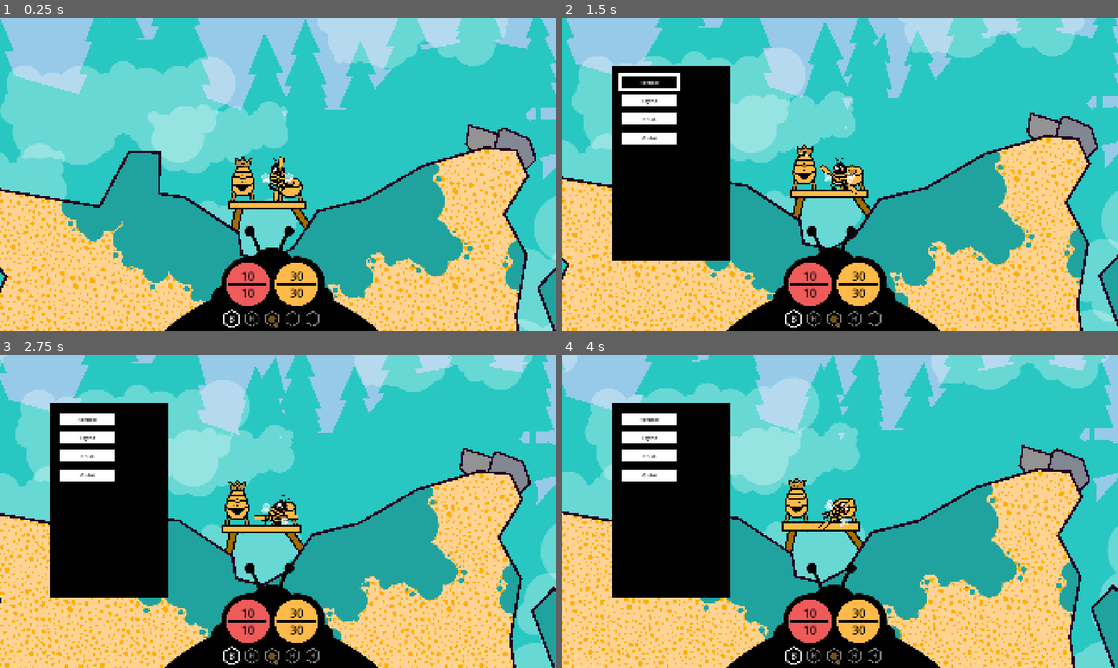
Above: before the commit, frames 1-4 (two rows, left to right).
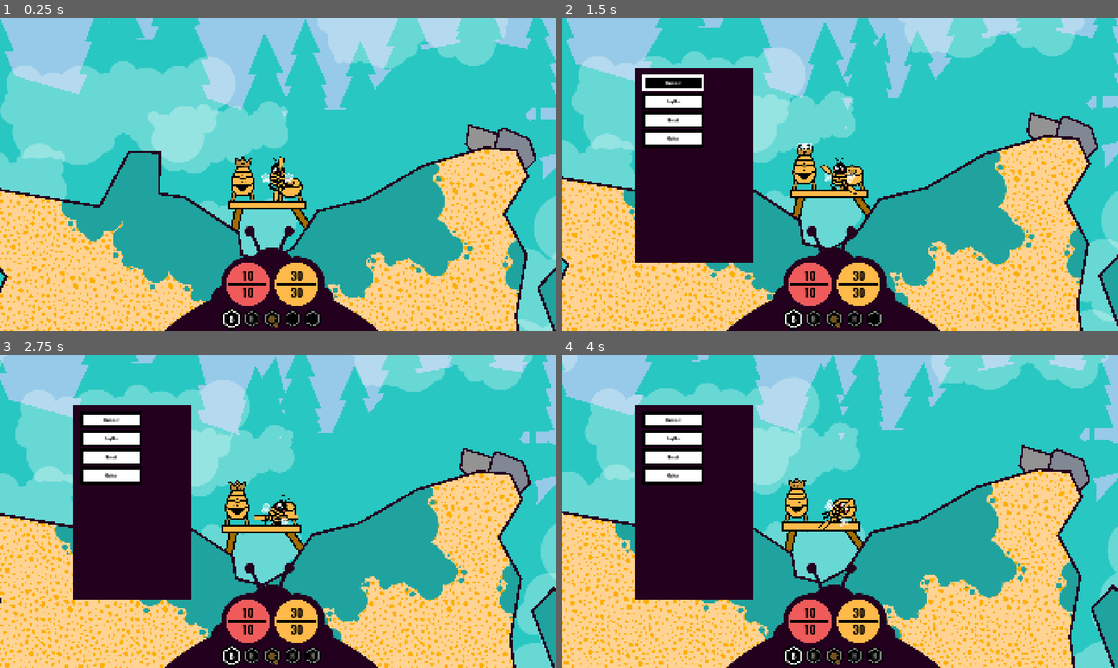
Above: after the commit, the same moments.

Repository: anttihaavikko/slumgum-waggle-dance
Game: Godot game, scene res://Scenes/main.tscn
Same seed, same stepped clock (60 frames per second), same inputs: the game is played once before the commit and once after it.
Inputs (mouse positions are in pixels of both pictures, inside the frame that each line leads up to):
- Up to frame 1 (0.25 s): no input
- Up to frame 2 (1.5 s): click (806, 171) at 0.52 s; click "Hammer" at 1.25 s
- Up to frame 3 (2.75 s): tap Enter at 2 s; move the mouse to (400, 495) at 2.02 s; hold D (right) from 2.03 s (still down); click (400, 495) at 2.1 s
- Up to frame 4 (4 s): move the mouse to (728, 527) at 2.77 s; release D (right) at 2.78 s; hold S (brake) 2.78-3.53 s; right-click (728, 527) at 2.85 s; click (728, 527) at 3.05 s; move the mouse to (895, 442) at 3.52 s; hold D (right) from 3.53 s (still down); click (895, 442) at 3.6 s

The runs differ from the first frame. In frame 1, 3.6% of the frame differs, in the area x 29-68%, y 66-100%; in frame 2, 18%, in the area x 9-68%, y 15-100%; in frame 3, 18%; in frame 4, 18%.

Commit message:
Change font and add signs

Diff:
--- a/Scenes/Pieces/box.tscn
+++ b/Scenes/Pieces/box.tscn
@@ -6,9 +6,11 @@
 [sub_resource type="RectangleShape2D" id="RectangleShape2D_dwxtq"]
 size = Vector2(291.26, 282.825)
 
-[node name="Box" unique_id=299398414 instance=ExtResource("1_bpnfs")]
-identifier = 1
+[node name="Box" unique_id=299398414 node_paths=PackedStringArray("connection_shapes") instance=ExtResource("1_bpnfs")]
 title = "Box"
+identifier = 3
+connection_shapes = []
+takes_space = true
 
 [node name="Sprite2D" parent="." index="0" unique_id=641265153]
 position = Vector2(0, -138)
--- a/Scenes/Pieces/core.tscn
+++ b/Scenes/Pieces/core.tscn
@@ -20,10 +20,12 @@
 title = "Core"
 button = NodePath("Button")
 center = NodePath("Center")
+identifier = 2
 body = NodePath("StaticBody2D")
 can_rotate = false
 connection_shapes = [NodePath("Left"), NodePath("Right")]
 required_shape = NodePath("ShapeCast2D2")
+takes_space = null
 
 [node name="Sprite2D" type="Sprite2D" parent="." unique_id=641265153]
 self_modulate = Color(1, 0.7294118, 0.28627452, 1)
--- /dev/null
+++ b/Scenes/Pieces/sign.tscn
@@ -0,0 +1,70 @@
+[gd_scene format=3 uid="uid://b4af11tt4lq03"]
+
+[ext_resource type="PackedScene" uid="uid://dfsx4ecwoq8gc" path="res://Scenes/Pieces/core.tscn" id="1_n04rh"]
+[ext_resource type="Texture2D" uid="uid://1s8fh5yxfq8x" path="res://Sprites/sign.png" id="2_6rtxg"]
+[ext_resource type="Theme" uid="uid://dcgt6p5ro22q2" path="res://_Starter/Themes/theme.tres" id="3_6rtxg"]
+
+[sub_resource type="RectangleShape2D" id="RectangleShape2D_n04rh"]
+size = Vector2(253.29, 163.06)
+
+[sub_resource type="RectangleShape2D" id="RectangleShape2D_dpw3y"]
+size = Vector2(291.26, 200)
+
+[node name="Sign" unique_id=299398414 node_paths=PackedStringArray("connection_shapes", "label") instance=ExtResource("1_n04rh")]
+z_index = 4
+title = "Sign"
+identifier = 4
+can_rotate = true
+connection_shapes = []
+takes_space = false
+label = NodePath("RichTextLabel")
+
+[node name="Sprite2D" parent="." index="0" unique_id=641265153]
+position = Vector2(1, 2)
+texture = ExtResource("2_6rtxg")
+
+[node name="RichTextLabel" type="RichTextLabel" parent="." index="1" unique_id=869578903]
+self_modulate = Color(0, 0, 0, 1)
+offset_left = -128.0
+offset_top = -82.0
+offset_right = 129.0
+offset_bottom = 84.0
+theme = ExtResource("3_6rtxg")
+theme_override_constants/line_separation = -20
+theme_override_font_sizes/normal_font_size = 60
+text = "LOREM
+IPSUM"
+scroll_active = false
+horizontal_alignment = 1
+vertical_alignment = 1
+
+[node name="Button" parent="." index="2" unique_id=501500570]
+offset_left = -170.0
+offset_top = -125.0
+offset_right = 171.0
+offset_bottom = 130.0
+
+[node name="Center" parent="." index="3" unique_id=1552365683]
+position = Vector2(1, -1)
+
+[node name="Left" parent="." index="4" unique_id=2129715786]
+position = Vector2(1, 1)
+shape = SubResource("RectangleShape2D_n04rh")
+collision_mask = 2
+
+[node name="Right" parent="." index="5" unique_id=781947195]
+position = Vector2(1, 0)
+shape = SubResource("RectangleShape2D_n04rh")
+collision_mask = 2
+
+[node name="ShapeCast2D2" parent="." index="6" unique_id=540746725]
+position = Vector2(2, 0)
+shape = SubResource("RectangleShape2D_dpw3y")
+
+[node name="StaticBody2D" parent="." index="7" unique_id=1673048611]
+position = Vector2(1, 254)
+collision_layer = 0
+
+[node name="CollisionShape2D" parent="StaticBody2D" index="0" unique_id=779958969]
+position = Vector2(0, -253)
+shape = SubResource("RectangleShape2D_dpw3y")
--- a/Scenes/Pieces/support.tscn
+++ b/Scenes/Pieces/support.tscn
@@ -7,6 +7,7 @@
 z_as_relative = false
 collision_layer = 2
 collision_mask = 2
+identifier = 1
 
 [node name="Outline" parent="." index="0" unique_id=1428855056]
 z_index = -5
--- a/Scenes/globe.tscn
+++ b/Scenes/globe.tscn
@@ -3,6 +3,7 @@
 [ext_resource type="Texture2D" uid="uid://cijvrkcbnjaal" path="res://_Starter/Sprites/circle.png" id="1_kc167"]
 [ext_resource type="Script" uid="uid://csutijataospt" path="res://_Starter/Scripts/health_display.gd" id="2_gpk4l"]
 [ext_resource type="Shader" uid="uid://dw5u0j1r1we5x" path="res://_Starter/Shaders/blob.gdshader" id="2_p15m1"]
+[ext_resource type="Theme" uid="uid://dcgt6p5ro22q2" path="res://_Starter/Themes/theme.tres" id="4_gpk4l"]
 
 [sub_resource type="ShaderMaterial" id="ShaderMaterial_wsu2k"]
 shader = ExtResource("2_p15m1")
@@ -69,6 +70,7 @@
 offset_right = 152.0
 offset_bottom = 69.0
 mouse_filter = 2
+theme = ExtResource("4_gpk4l")
 theme_override_font_sizes/normal_font_size = 40
 text = "5"
 scroll_active = false
@@ -83,6 +85,7 @@
 offset_right = 152.0
 offset_bottom = 127.0
 mouse_filter = 2
+theme = ExtResource("4_gpk4l")
 theme_override_font_sizes/normal_font_size = 40
 text = "10"
 scroll_active = false
--- a/Scenes/main.tscn
+++ b/Scenes/main.tscn
@@ -42,6 +42,7 @@
 [ext_resource type="Script" uid="uid://d0ks4dov861fq" path="res://Scripts/swinger.gd" id="18_1w6v2"]
 [ext_resource type="Script" uid="uid://u88bgweyhdp6" path="res://Scripts/inventory.gd" id="19_hibaj"]
 [ext_resource type="PackedScene" uid="uid://cyin4lknfiopg" path="res://Scenes/slot.tscn" id="20_hibaj"]
+[ext_resource type="PackedScene" uid="uid://b4af11tt4lq03" path="res://Scenes/Pieces/sign.tscn" id="22_qax2n"]
 [ext_resource type="Texture2D" uid="uid://nqdf4511dhd1" path="res://Sprites/brush.png" id="27_aqgau"]
 [ext_resource type="Script" uid="uid://bo2yl6aduulkt" path="res://Scripts/passive.gd" id="28_8cuat"]
 [ext_resource type="PackedScene" uid="uid://w2u23qbc3ljl" path="res://Scenes/flower.tscn" id="30_7k868"]
@@ -59,6 +60,7 @@
 [ext_resource type="Script" uid="uid://ci6ov1thpcay3" path="res://Scripts/station_menu.gd" id="38_kqrg6"]
 [ext_resource type="Script" uid="uid://j7ihgugcbjjn" path="res://Scripts/crafter.gd" id="50_1semv"]
 [ext_resource type="PackedScene" uid="uid://k4m70ayplym8" path="res://Scenes/button.tscn" id="50_2daye"]
+[ext_resource type="Script" uid="uid://g0nodib4yvx4" path="res://Scripts/sign_editor.gd" id="55_y86h7"]
 [ext_resource type="Script" uid="uid://5c55rclum7ge" path="res://_Starter/Scripts/follow_mouse.gd" id="60_6ml46"]
 
 [sub_resource type="Resource" id="Resource_1w6v2"]
@@ -230,7 +232,7 @@
 harvester = NodePath("../Harvester")
 inventory = NodePath("../HUD/Frame/Bar")
 item_db = NodePath("../ItemManager")
-stations = [NodePath("../HUD/Core"), NodePath("../HUD/Box")]
+stations = [null, null, NodePath("../HUD/Core"), NodePath("../HUD/Box"), NodePath("../HUD/Input")]
 held = NodePath("../HUD/Slot")
 builder = NodePath("../Platforms")
 
@@ -274,7 +276,7 @@
 [node name="Platforms" type="Node2D" parent="." unique_id=403826179 node_paths=PackedStringArray("cross")]
 position = Vector2(751, -309)
 script = ExtResource("2_d1ilt")
-pieces = Array[PackedScene]([ExtResource("9_ynf5e"), ExtResource("10_hptm8"), ExtResource("12_aa8k8"), ExtResource("13_kqrg6")])
+pieces = Array[PackedScene]([ExtResource("9_ynf5e"), ExtResource("10_hptm8"), ExtResource("12_aa8k8"), ExtResource("13_kqrg6"), ExtResource("22_qax2n")])
 cross = NodePath("../Cursor Icon/Nope")
 
 [node name="Platform" parent="Platforms" unique_id=208223166 instance=ExtResource("9_ynf5e")]
@@ -298,11 +300,10 @@
 [node name="Station" parent="Platforms" unique_id=299398414 instance=ExtResource("12_aa8k8")]
 position = Vector2(-453, 239)
 
-[node name="Box" parent="Platforms" unique_id=891814443 node_paths=PackedStringArray("connection_shapes") instance=ExtResource("13_kqrg6")]
+[node name="Box" parent="Platforms" unique_id=891814443 instance=ExtResource("13_kqrg6")]
 z_index = 0
 position = Vector2(94, 242)
 can_rotate = true
-connection_shapes = []
 
 [node name="Bee" type="Node2D" parent="." unique_id=2060944565 node_paths=PackedStringArray("body", "lander", "wings", "inventory", "tools", "hands", "health", "energy", "item", "cam", "builder", "face", "crosses")]
 z_index = 5
@@ -667,6 +668,7 @@
 [node name="HUD" type="CanvasLayer" parent="." unique_id=1935048811]
 
 [node name="Frame" type="TextureRect" parent="HUD" unique_id=940088816]
+self_modulate = Color(0.13725491, 0, 0.11764706, 1)
 anchors_preset = 7
 anchor_left = 0.5
 anchor_top = 1.0
@@ -733,13 +735,13 @@
 anchor_top = 0.5
 anchor_right = 0.5
 anchor_bottom = 0.5
-offset_left = -787.0
-offset_top = -371.0
-offset_right = -381.0
-offset_bottom = 300.0
+offset_left = -705.0
+offset_top = -369.0
+offset_right = -299.0
+offset_bottom = 302.0
 grow_horizontal = 2
 grow_vertical = 2
-color = Color(0, 0, 0, 1)
+color = Color(0.13725491, 0, 0.11764706, 1)
 script = ExtResource("38_kqrg6")
 
 [node name="Crafter" type="VBoxContainer" parent="HUD/Core" unique_id=1240438515]
@@ -762,7 +764,7 @@
 offset_right = 630.0
 offset_bottom = 335.63998
 grow_horizontal = 0
-color = Color(0, 0, 0, 1)
+color = Color(0.13725491, 0, 0.11764706, 1)
 script = ExtResource("38_kqrg6")
 inputs = NodePath("Inputs")
 
@@ -775,6 +777,30 @@
 script = ExtResource("19_hibaj")
 slot_prefab = ExtResource("20_hibaj")
 manager = NodePath("../../../ItemManager")
+
+[node name="Input" type="ColorRect" parent="HUD" unique_id=1703526333 node_paths=PackedStringArray("field")]
+anchors_preset = -1
+anchor_left = 0.5
+anchor_top = 0.467
+anchor_right = 0.5
+anchor_bottom = 0.467
+offset_left = -139.0
+offset_top = -239.36002
+offset_right = 96.0
+offset_bottom = -24.360016
+grow_horizontal = 0
+color = Color(0.13725491, 0, 0.11764706, 1)
+script = ExtResource("55_y86h7")
+field = NodePath("TextEdit")
+
+[node name="TextEdit" type="TextEdit" parent="HUD/Input" unique_id=378300377]
+layout_mode = 0
+offset_left = 14.0
+offset_top = 16.0
+offset_right = 218.0
+offset_bottom = 199.0
+text = "LOREM
+IPSUM"
 
 [node name="Slot" parent="HUD" unique_id=157785236 instance=ExtResource("20_hibaj")]
 visible = false
@@ -806,7 +832,7 @@
 offset_top = -794.0
 offset_right = 552.0
 offset_bottom = -389.0
-color = Color(0, 0, 0, 1)
+color = Color(0.13725491, 0, 0.11764706, 1)
 
 [node name="Track" type="ColorRect" parent="Harvester/Bg" unique_id=1204458540]
 layout_mode = 0
--- a/Scenes/slot.tscn
+++ b/Scenes/slot.tscn
@@ -30,6 +30,7 @@
 anchor_bottom = 1.0
 grow_horizontal = 2
 grow_vertical = 2
+theme = ExtResource("4_c828r")
 theme_override_font_sizes/normal_font_size = 24
 text = "?"
 scroll_active = false
@@ -71,7 +72,7 @@
 anchor_right = 1.0
 anchor_bottom = 1.0
 offset_left = 1.0
-offset_top = 2.0
+offset_top = 3.0
 grow_horizontal = 2
 grow_vertical = 2
 theme = ExtResource("4_c828r")
--- a/Scripts/build_piece.gd
+++ b/Scripts/build_piece.gd
@@ -1,9 +1,20 @@
 class_name BuildPiece extends Node2D
 
+@export var identifier: BuildPiece.Id
 @export var body: StaticBody2D
 @export var can_rotate := true
 @export var connection_shapes: Array[ShapeCast2D]
 @export var required_shape: ShapeCast2D
+@export var takes_space := true
+@export var label: RichTextLabel
+
+enum Id {
+	Platform,
+	Support,
+	Core,
+	Box,
+	Sign
+}
 
 func can_place() -> bool:
 	return is_attached() and not is_blocked()
@@ -12,4 +23,12 @@
 	return connection_shapes.all(func(c: ShapeCast2D): return c.is_colliding()) if connection_shapes.size() > 0 else true
 
 func is_blocked() -> bool:
-	return required_shape.is_colliding() if required_shape else false
+	return required_shape.is_colliding() if takes_space and required_shape else false
+
+func try_to_place():
+	if not is_attached():
+		Main.pop("Not attached!")
+		return
+	if is_blocked():
+		Main.pop("Blocked!")
+		return
--- a/Scripts/builder.gd
+++ b/Scripts/builder.gd
@@ -18,7 +18,9 @@
 	if held:
 		held.global_position = get_global_mouse_position()
 		cross.visible = not held.can_place()
-		if Input.is_action_just_pressed("primary") and not cross.visible:
+		if Input.is_action_just_pressed("primary"):
+			held.try_to_place()
+			if cross.visible: return
 			prev_angle = held.rotation
 			if held.body:
 				held.body.collision_layer = held_layer
--- a/Scripts/main.gd
+++ b/Scripts/main.gd
@@ -25,7 +25,7 @@
 		singleton = self
 
 static func pop(message: String):
-	Effects.singleton.pop(message, singleton.bee.body.global_position)
+	Effects.singleton.pop(message, singleton.bee.body.global_position + Vector2.UP * 100)
 
 func _process(_delta) -> void:
 	held.global_position = held.get_global_mouse_position()
--- /dev/null
+++ b/Scripts/sign_editor.gd
@@ -0,0 +1,15 @@
+extends StationMenu
+
+@export var field: TextEdit
+
+func _ready() -> void:
+	field.gui_input.connect(update)
+	super._ready()
+
+func update(_event: InputEvent):
+	station.label.text = field.text
+
+func open(source: Station):
+	super.open(source)
+	field.grab_focus()
+	field.select_all()
--- a/Scripts/station.gd
+++ b/Scripts/station.gd
@@ -1,11 +1,5 @@
 class_name Station extends BuildPiece
 
-enum Id {
-	Core,
-	Box
-}
-
-@export var identifier: Id
 @export var title: String
 @export var button: Button
 @export var center: Node2D
@@ -27,11 +21,12 @@
 func announce():
 	if cooldown > 0: return
 	if Main.singleton.builder.held: return
-	Effects.singleton.pop(title, center.global_position)
+	Effects.singleton.pop(title.to_upper(), center.global_position + Vector2.UP * 100)
 	cooldown = 0.5
 
 func open():
 	if Main.singleton.builder.held: return
+	if not menu: return
 	if menu.visible:
 		menu.hide()
 		return
--- a/_Starter/Scenes/Effects/pop.tscn
+++ b/_Starter/Scenes/Effects/pop.tscn
@@ -80,9 +80,9 @@
 theme = ExtResource("2_jrvpy")
 theme_override_colors/font_shadow_color = Color(0, 0, 0, 1)
 theme_override_constants/shadow_outline_size = 3
-theme_override_constants/shadow_offset_x = 5
-theme_override_constants/shadow_offset_y = 5
-theme_override_font_sizes/normal_font_size = 50
+theme_override_constants/shadow_offset_x = 8
+theme_override_constants/shadow_offset_y = 8
+theme_override_font_sizes/normal_font_size = 80
 bbcode_enabled = true
 text = "[wave]POP"
 scroll_active = false
--- a/_Starter/Themes/theme.tres
+++ b/_Starter/Themes/theme.tres
@@ -1,5 +1,6 @@
 [gd_resource type="Theme" format=3 uid="uid://dcgt6p5ro22q2"]
 
+[ext_resource type="FontFile" uid="uid://c7tgi8mo218ao" path="res://Misc/Oswald-Bold.ttf" id="1_kab2l"]
 [ext_resource type="StyleBox" uid="uid://kcq31sl3gxax" path="res://_Starter/Themes/button_hover.tres" id="1_ycwtu"]
 [ext_resource type="StyleBox" uid="uid://c3pbq5ojka84b" path="res://_Starter/Themes/button_default.tres" id="2_kab2l"]
 [ext_resource type="Texture2D" uid="uid://d4hcalv6stfy7" path="res://_Starter/Sprites/empty_pixel.png" id="3_et2xi"]
@@ -27,7 +28,7 @@
 Button/colors/font_hover_color = Color(1, 1, 1, 1)
 Button/colors/icon_normal_color = Color(0, 0, 0, 1)
 Button/constants/icon_max_width = 0
-Button/fonts/font = null
+Button/fonts/font = ExtResource("1_kab2l")
 Button/styles/hover = ExtResource("1_ycwtu")
 Button/styles/normal = ExtResource("2_kab2l")
 Button/styles/pressed = ExtResource("1_ycwtu")
@@ -38,5 +39,5 @@
 HSlider/styles/grabber_area_highlight = SubResource("StyleBoxFlat_32i1e")
 HSlider/styles/slider = SubResource("StyleBoxFlat_nm7fo")
 Label/fonts/font = null
-RichTextLabel/fonts/normal_font = null
+RichTextLabel/fonts/normal_font = ExtResource("1_kab2l")
 VScrollBar/styles/grabber = SubResource("StyleBoxFlat_5x1i1")
Binary file added: Misc/Oswald-Bold.ttf
Not shown, added: Misc/Oswald-Bold.ttf.import
Not shown, added: Scripts/sign_editor.gd.uid
Binary file changed: Sprites/hud-frame.png
Binary file added: Sprites/sign.png
Not shown, added: Sprites/sign.png.import
Not shown, changed: addons/palette/colors.txt
Not shown, changed: Misc/art.afdesign~lock~
